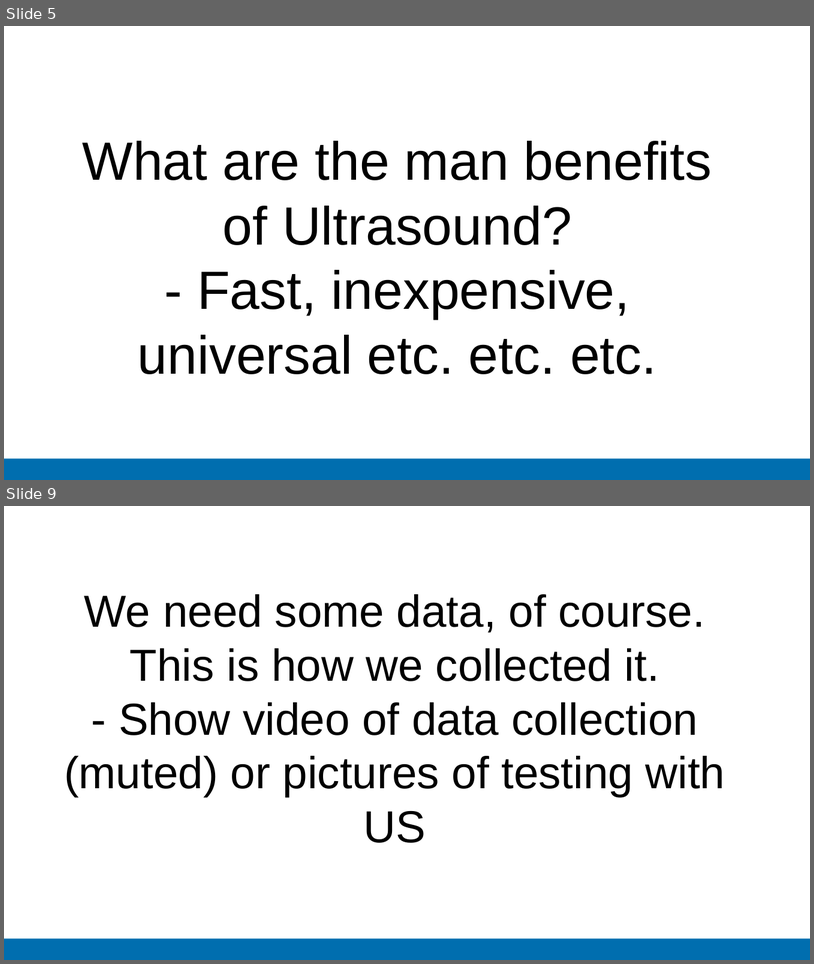
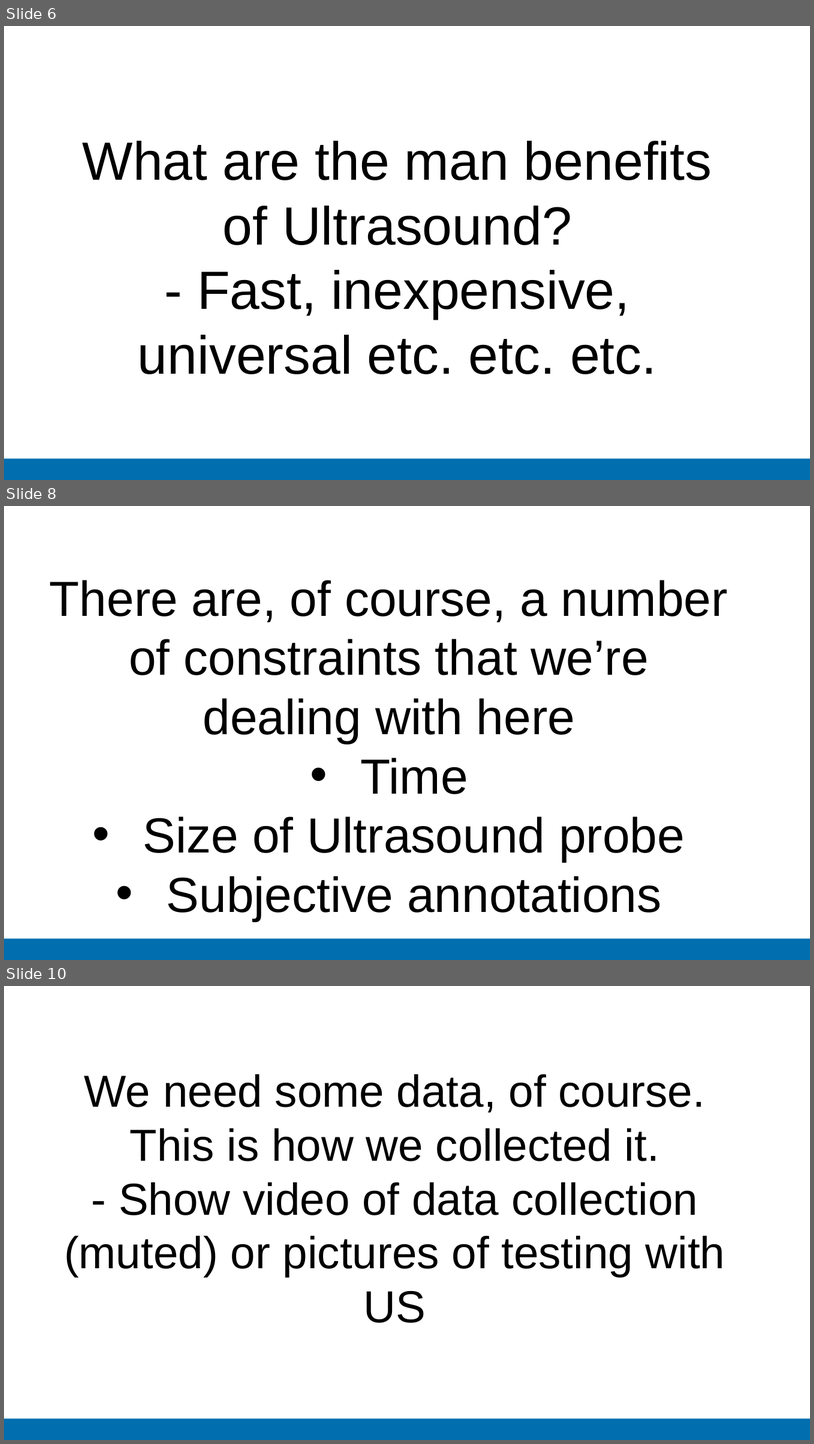
Before and after one commit to zacbaum/Winter-School-Group-2, a slide deck: Imperial College Presentation Template.pptx. Shown one above the other, each under a label of ours: slides 5 and 9 before the commit, slides 6, 8 and 10 after it; the slides between them are not shown. The pictures are 814x964 and 814x1444 pixels, drawn with LibreOffice and Linux fonts; fonts in the diff are those of the drawing; background and template pictures are left out. Boxes give left, top, right and bottom in pixels: in the first picture for what was removed or moved away, otherwise in the second. Text is boxed around its words. In the diff, an @@ line names an element or a change of style, - is before the commit and + after.

```diff
--- a/Imperial College Presentation Template.pptx
+++ b/Imperial College Presentation Template.pptx
@@ slide 8 added at (4,506,810,960), background #FFFFFF; not listed: 1 template element that a slide beside it also shows @@
@@ text added at (50,580,728,921), 44 pt, text #000000 @@
+There are, of course, a number of constraints that we’re dealing with here
+• Time
+• Size of Ultrasound probe
+• Subjective annotations
@@ what was slide 5 is now slide 6 @@
@@ what was slide 9 is now slide 10 @@
```
Also in this commit, not shown: 3 slides changed, 8 other slides added, 2 slides removed.
